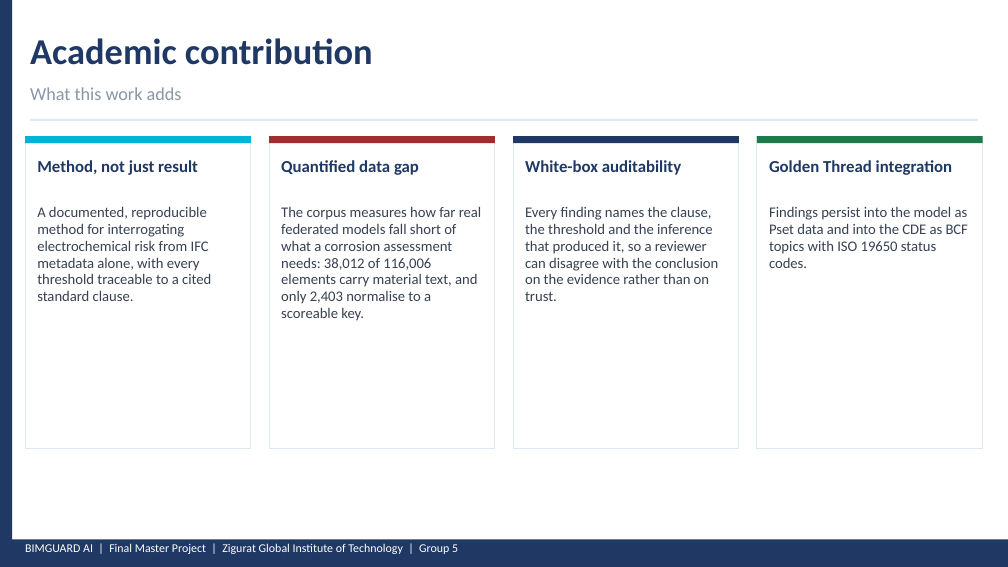
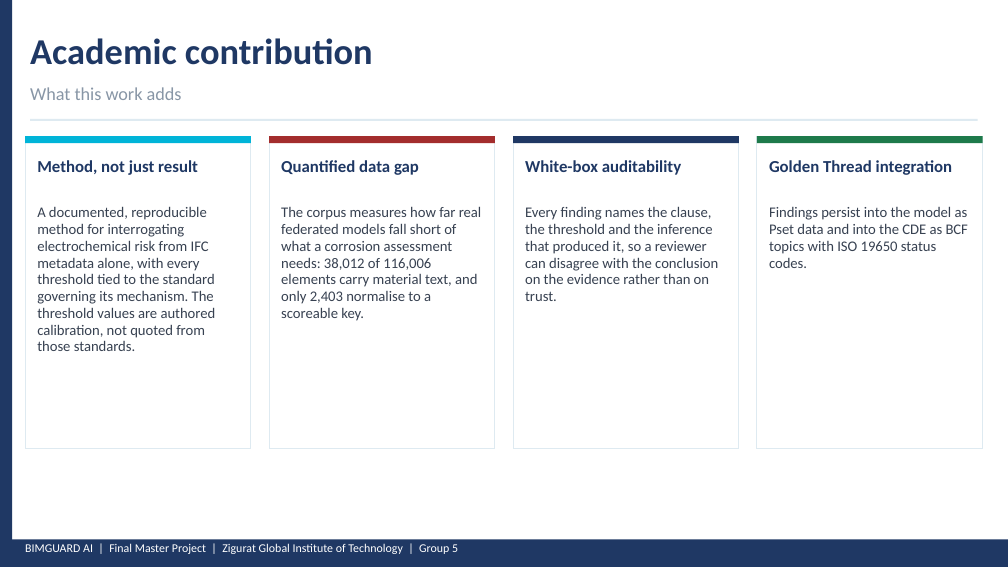
Before and after one commit to maicen/bim-guard, a slide deck: slide 14 of docs/Presentation-2026-May/BIMGUARD_FMP_A_Galvanic_Corrosion.pptx. Drawn at 1008x567 pixels with LibreOffice and Linux fonts; fonts in the diff are those of the drawing. Boxes give left, top, right and bottom in pixels: in the first picture for what was removed or moved away, otherwise in the second. Text is boxed around its words. In the diff, an @@ line names an element or a change of style, - is before the commit and + after.

```diff
--- a/docs/Presentation-2026-May/BIMGUARD_FMP_A_Galvanic_Corrosion.pptx
+++ b/docs/Presentation-2026-May/BIMGUARD_FMP_A_Galvanic_Corrosion.pptx
@@ text at (37,206,216,351): text changed @@
-A documented, reproducible method for interrogating electrochemical risk from IFC metadata alone, with every threshold traceable to a cited standard clause.
+A documented, reproducible method for interrogating electrochemical risk from IFC metadata alone, with every threshold tied to the standard governing its mechanism. The threshold values are authored calibration, not quoted from those standards.
```
Also in this commit, not shown: 1 other slide changed, 3 other files.
